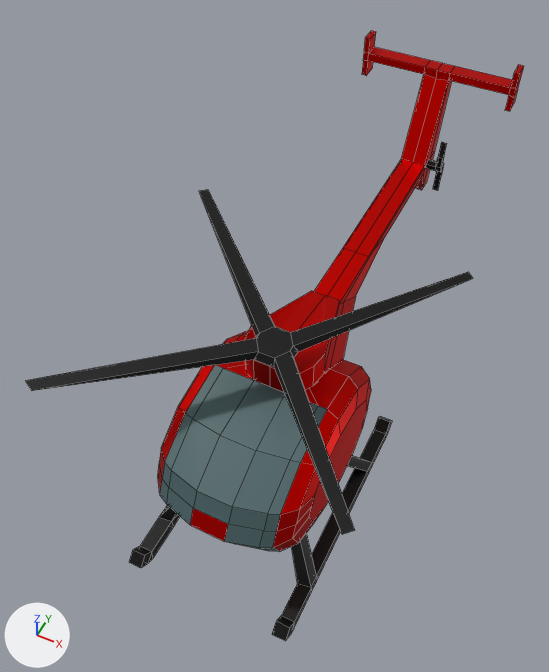
Before and after pictures for a commit that changed the Blender file The City/helicopter.blend.
Both versions are drawn from a 50 mm lens placed at (6.3, -12.3, 19.9), pointed at (-1.4, 3.2, 0.5). Lighting does not change. The marker at lower left points along +X, +Y and +Z. Mesh edges are drawn as thin lines.

Objects in the first picture: 'helicopter'.
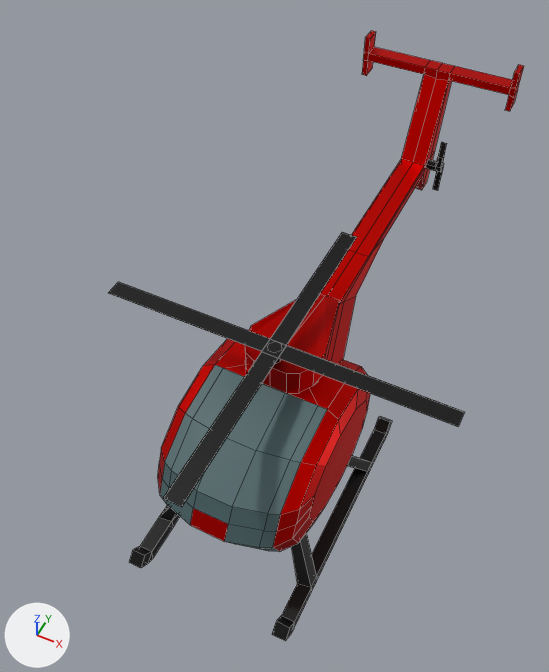
Pixel boxes [x1, y1, x2, y2] of what changed, in the pictures (549 x 672 px):
'helicopter', reshaped (16% narrower): before [26, 31, 524, 641]; after [108, 31, 524, 641]
part 1 of me_cylinder, added (black): after [108, 232, 464, 507]
part 2 of me_cylinder, cut back (black): before [26, 190, 473, 535]

The change in detail:
me_cylinder is used by ob_helicopter; location (0.0, 0.0, 0.0); rotation (-1.571, 1.833, -1.571), in degrees (-90, 105, -90); scale (2.02, 3.25, 1.89).
me_cylinder had 411 vertices, 357 faces and spanned x -2.39..2.32, y -1.63..4.77, z -2.86..2.24.
me_cylinder now has 403 vertices, 349 faces and spans x -2.41..2.32, y -1.63..4.77, z -2.9..2.9.
me_cylinder part 1: a new loose piece of 24 vertices spanning x -2.41..-1.0, y -1.25..2.0, z -2.9..2.9, in mat_black_helicopter (black #333333).
Part 2, on me_cylinder:
32 vertices are removed from x -2.39..-1.14, y -0.95..1.95, z -2.86..2.24.
31 faces are deleted.
1 new face joins them, mat_black_helicopter (black #333333).
